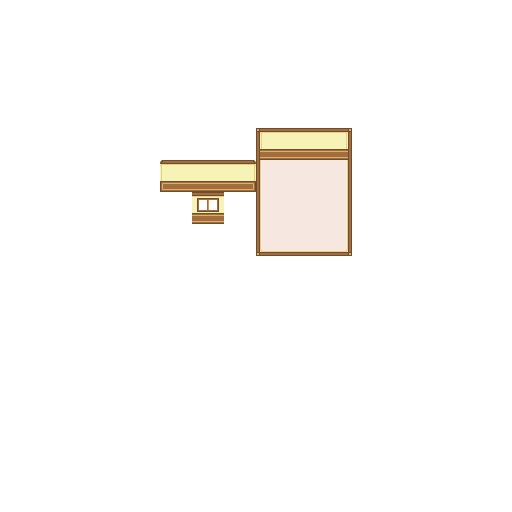
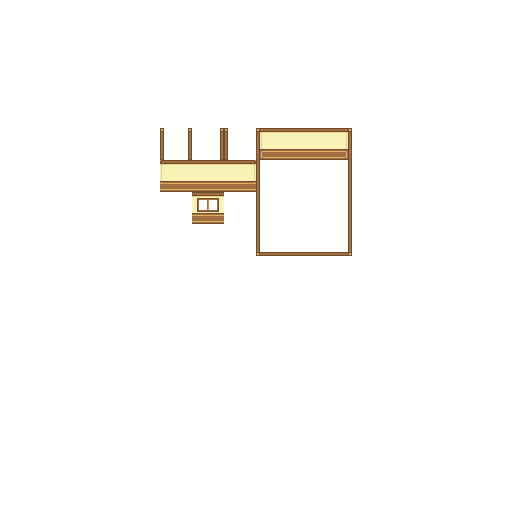
Revision of a layered 512×512 image; what changed, layer by layer:
painted on "Walls" over box(160, 128, 348, 252)
